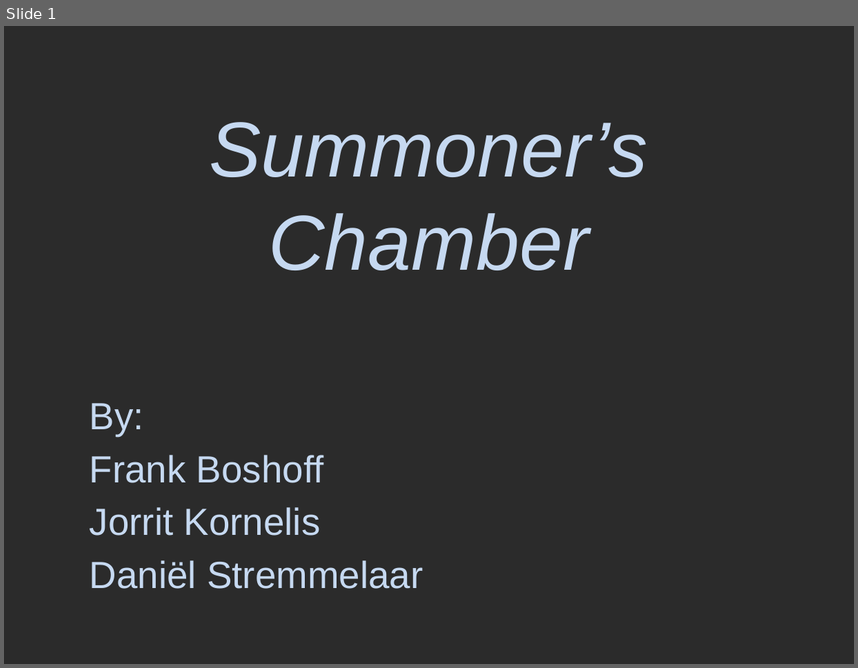
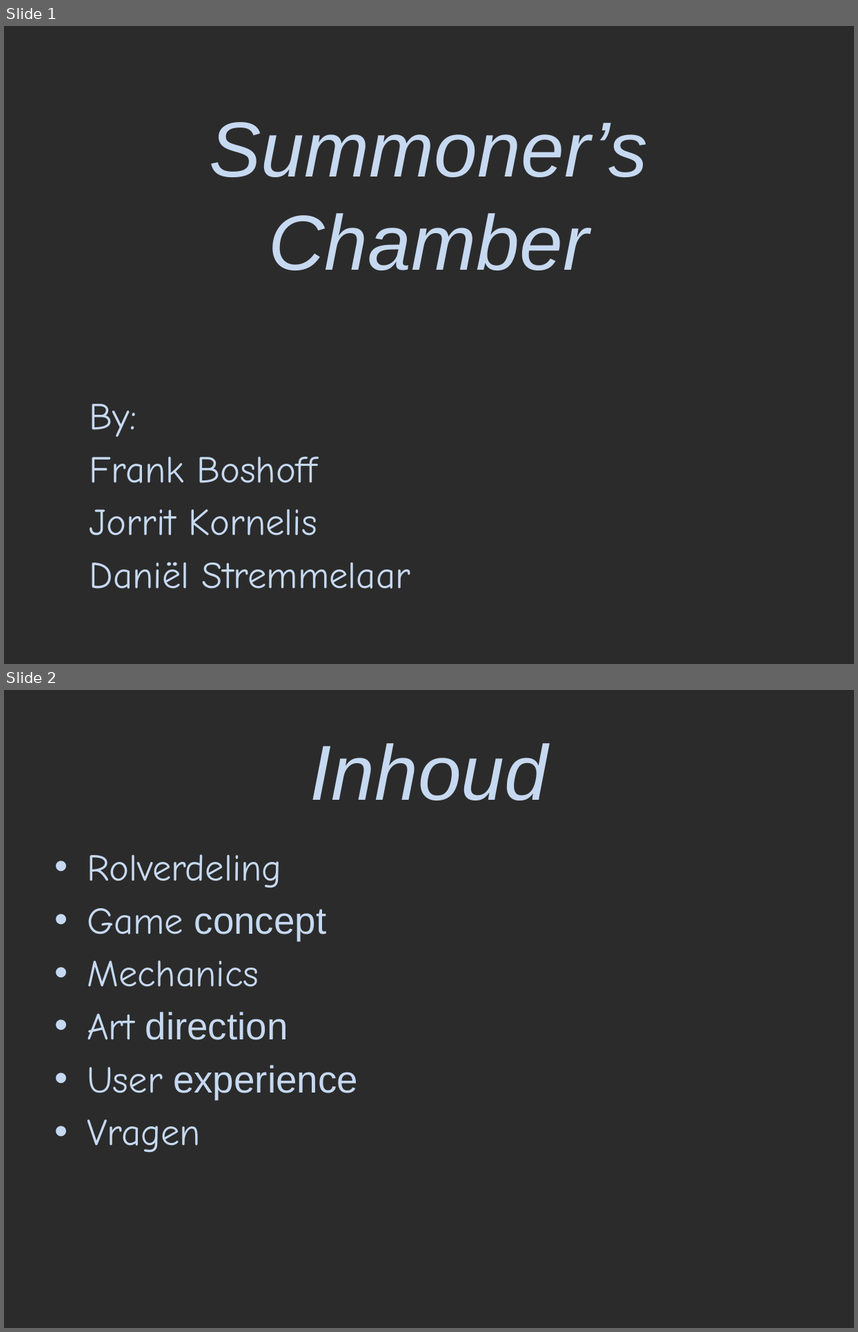
Before and after one commit to FrankBoshoff/P5-Chess-Defence, a slide deck: Concept Presentatie.pptx. Shown one above the other, each under a label of ours: slide 1 before the commit, slides 1 and 2 after it. The pictures are 858x668 and 858x1332 pixels, drawn with LibreOffice and Linux fonts; fonts in the diff are those of the drawing; background and template pictures are left out; a plain dark background stands for a picture behind light text. Boxes give left, top, right and bottom in pixels: in the first picture for what was removed or moved away, otherwise in the second. Text is boxed around its words. In the diff, an @@ line names an element or a change of style, - is before the commit and + after.

Commit message:
Concept Presentatie Powerpoint
Final powerpoint voor concept presentatie.

```diff
--- a/Concept Presentatie.pptx
+++ b/Concept Presentatie.pptx
@@ slide 2 added at (4, 690, 854, 1328), background picture (left out) @@
@@ title added at (310, 743, 548, 800), 66 pt, text #C6D9F1, italic @@
+Inhoud
@@ text added at (87, 854, 358, 1152), 32 pt, text #C6D9F1 @@
+• Rolverdeling
+• Game concept
+• Mechanics
+• Art direction
+• User experience
+• Vragen
@@ slide 1 changed as well @@
@@ subtitle "By:" at (90, 403, 410, 588): font Arial to Comic Neue @@
```
Also in this commit, not shown: 6 other slides added.
